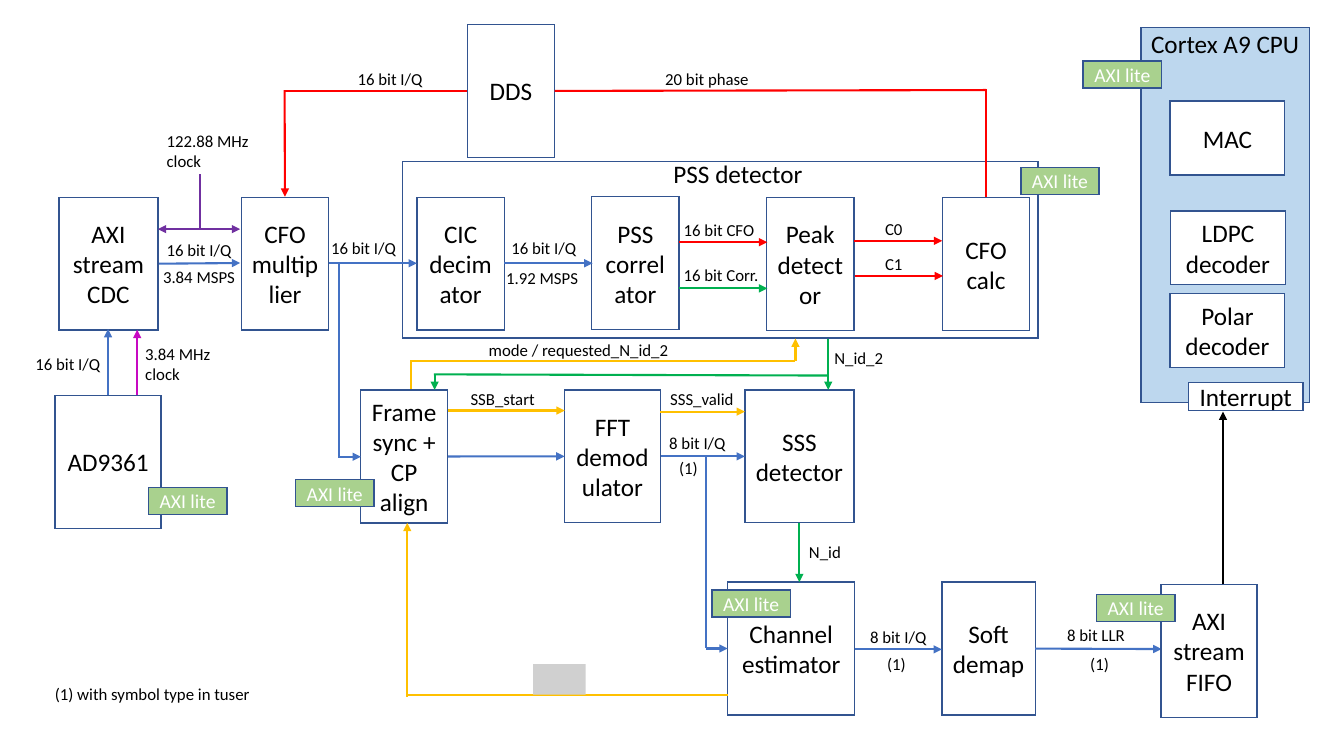
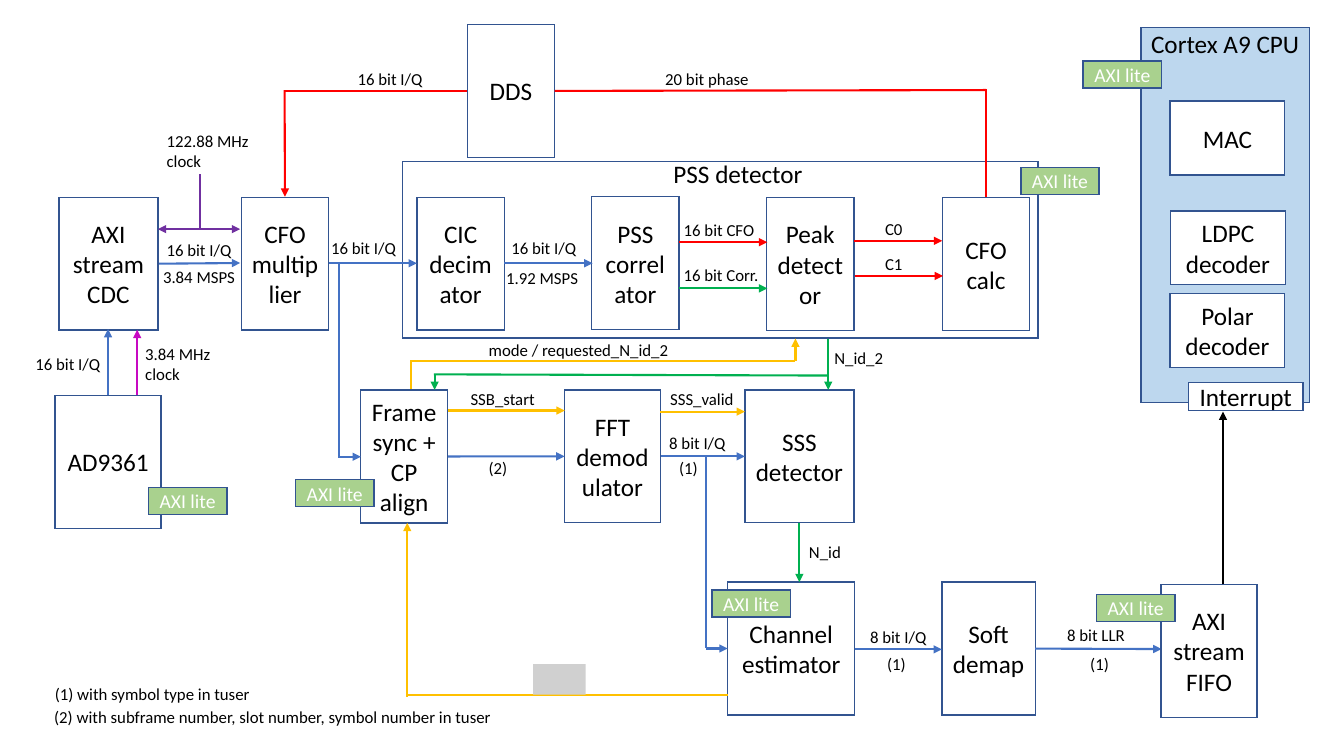
Before and after one commit to catkira/open5G_phy, a slide deck: slide 1 of doc/overview.pptx. Drawn at 1344x756 pixels with LibreOffice and Linux fonts; fonts in the diff are those of the drawing; grey boxes stand for pictures. Boxes give left, top, right and bottom in pixels: in the first picture for what was removed or moved away, otherwise in the second. Text is boxed around its words. In the diff, an @@ line names an element or a change of style, - is before the commit and + after.

```diff
--- a/doc/overview.pptx
+++ b/doc/overview.pptx
@@ text added at <box>489,462,508,476</box>, 12 pt, text #000000 @@
+(2)
@@ text added at <box>54,711,490,726</box>, 12 pt, text #000000 @@
+(2) with subframe number, slot number, symbol number in tuser
```
Also in this commit, not shown: 2 other files.
